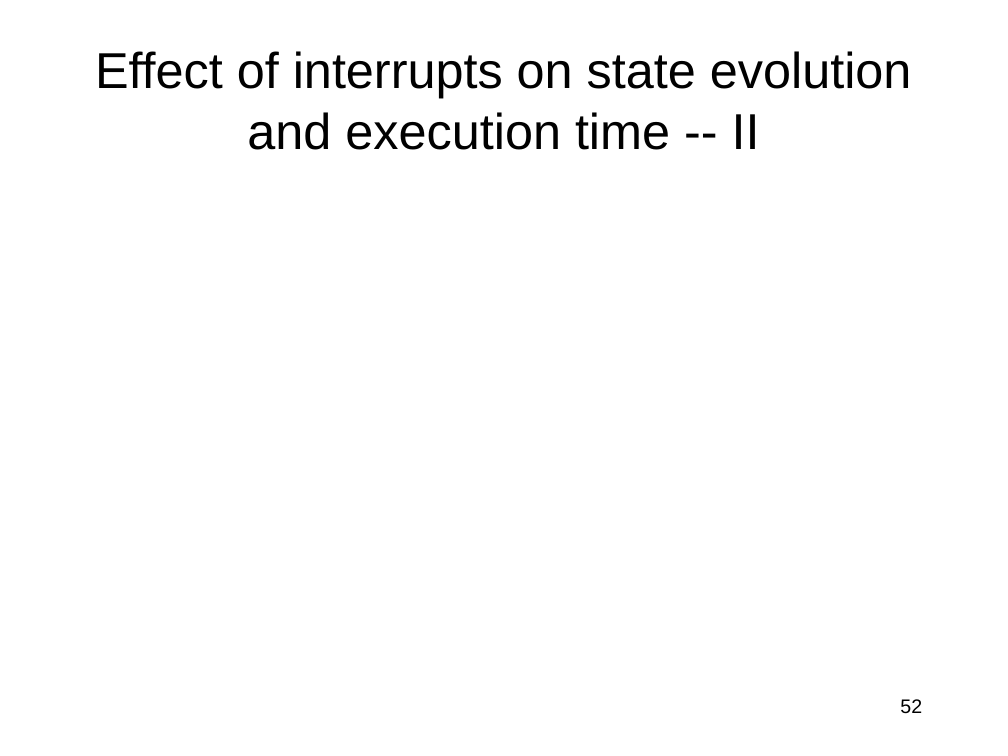
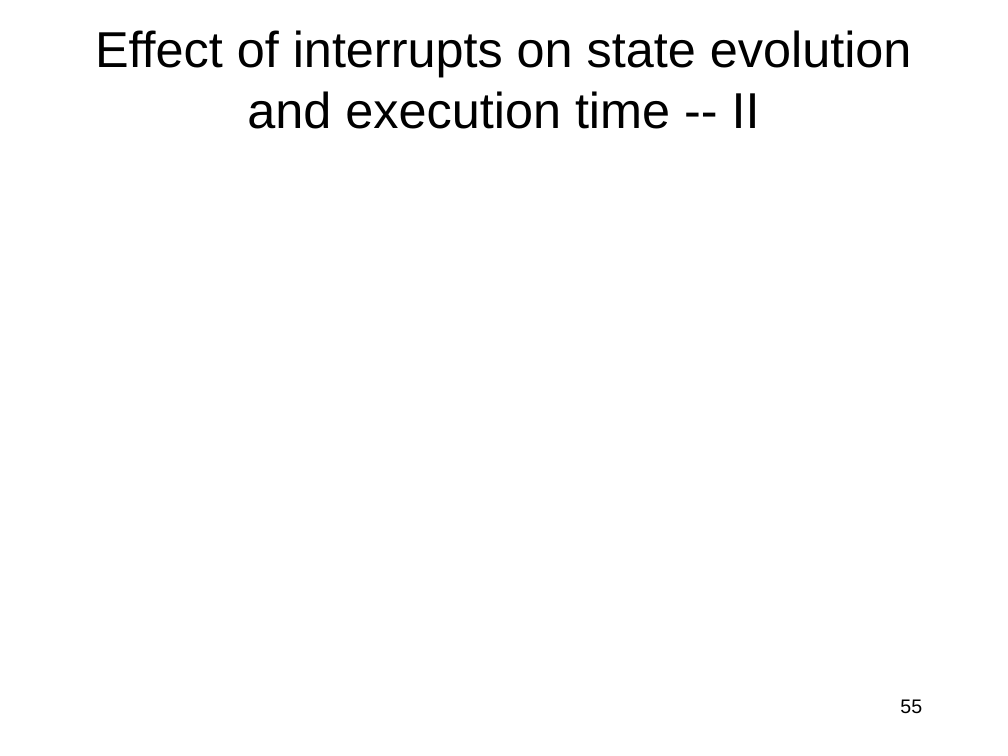
Before and after one commit to jlmucb/class_notes, a slide deck: slide 55 of BerkeleyClass/CS290Spring2013/Lectures/entropy_talk.pptx (slide 52 before the commit). Drawn at 1008x756 pixels with LibreOffice and Linux fonts; fonts in the diff are those of the drawing; grey boxes stand for pictures. Boxes give left, top, right and bottom in pixels: in the first picture for what was removed or moved away, otherwise in the second. Text is boxed around its words. In the diff, an @@ line names an element or a change of style, - is before the commit and + after.

```diff
--- a/BerkeleyClass/CS290Spring2013/Lectures/entropy_talk.pptx
+++ b/BerkeleyClass/CS290Spring2013/Lectures/entropy_talk.pptx
@@ title "Effect of interrupts on state ...": place and size @@
-title "Effect of interrupts on state ..." at [95,51,912,150]
+title "Effect of interrupts on state ..." at [95,30,912,129]
@@ page number at [900,699,922,714]: text changed @@
-52
+55
```
Also in this commit, not shown: 5 other slides changed, 4 slides added, 1 slide removed, 1 other file.
